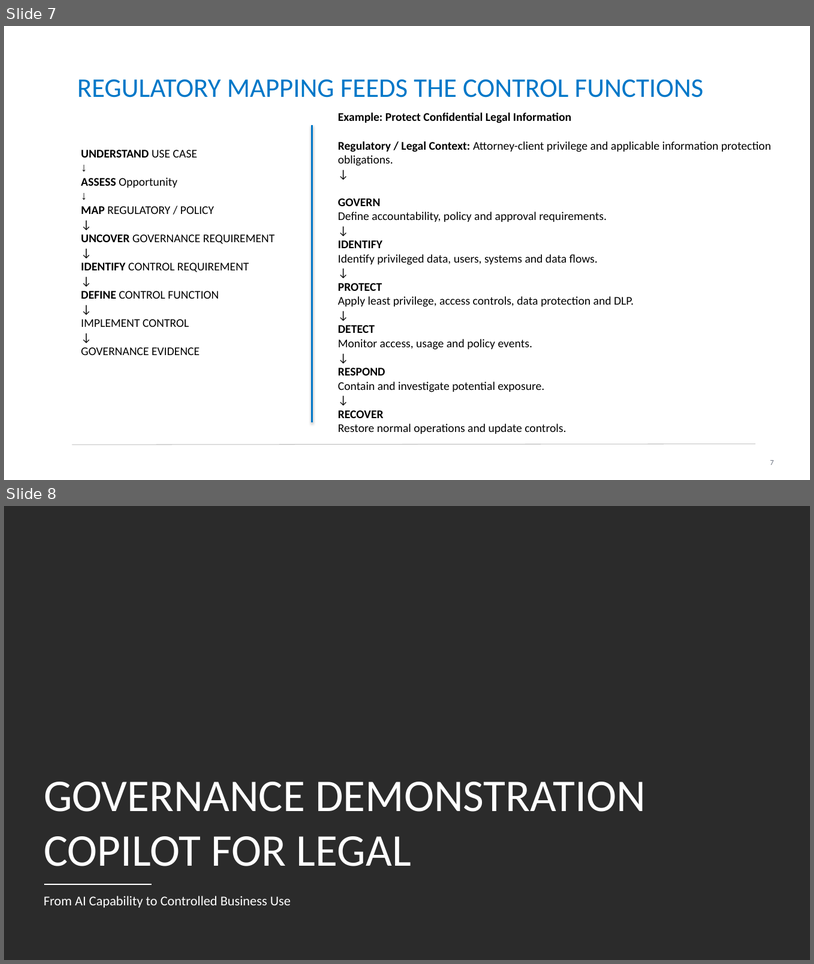
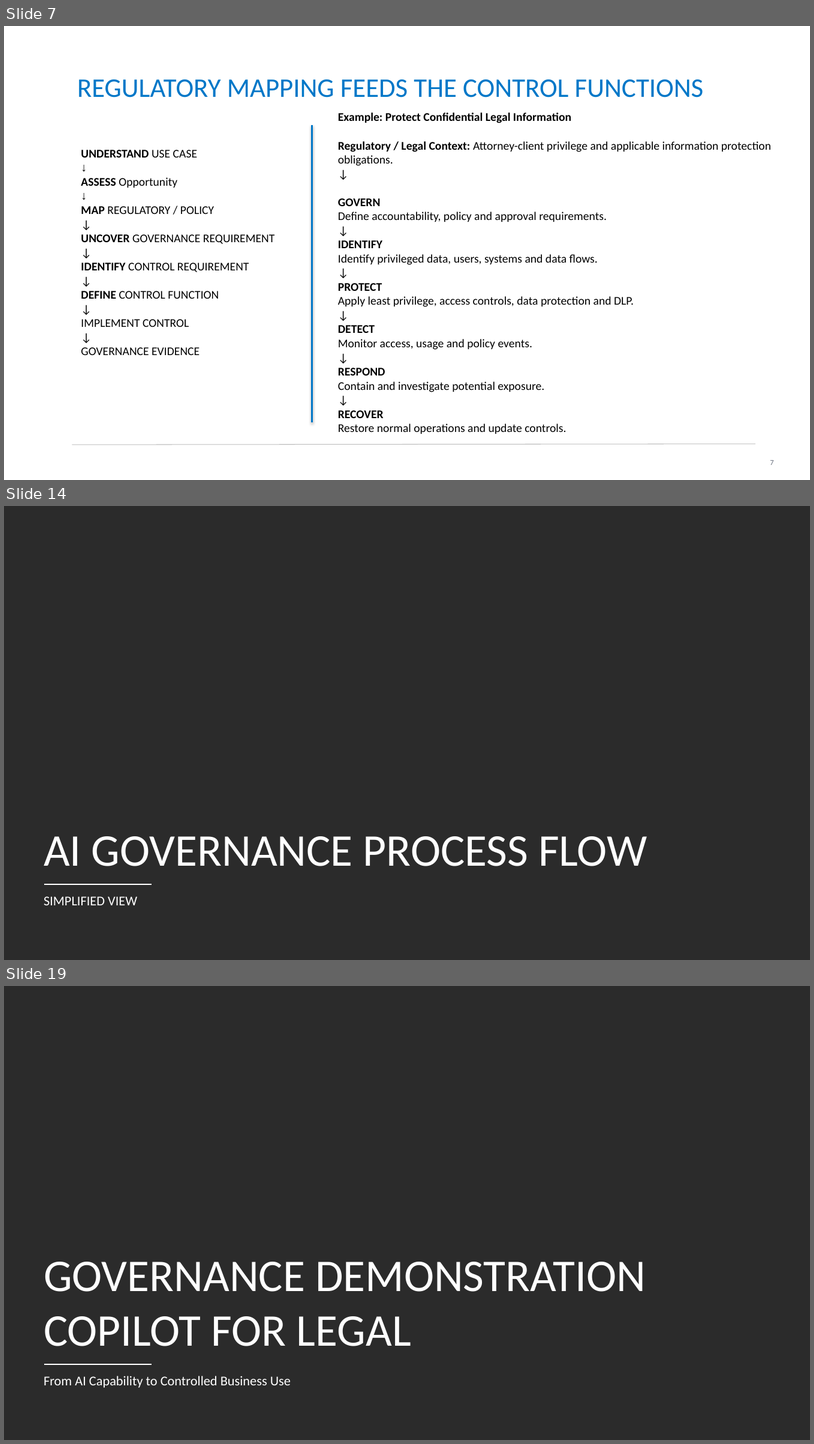
Before and after one commit to gauthiii/bhuc, a slide deck: Workshop_09_24.pptx. Shown one above the other, each under a label of ours: slides 7 and 8 before the commit, slides 7, 14 and 19 after it; the slides between them are not shown. The pictures are 814x964 and 814x1444 pixels, drawn with LibreOffice and Linux fonts; fonts in the diff are those of the drawing; background and template pictures are left out; a plain dark background stands for a picture behind light text. Boxes give left, top, right and bottom in pixels: in the first picture for what was removed or moved away, otherwise in the second. Text is boxed around its words. In the diff, an @@ line names an element or a change of style, - is before the commit and + after.

```diff
--- a/Workshop_09_24.pptx
+++ b/Workshop_09_24.pptx
@@ slide 14 added at (4,506,810,960), background picture (left out); not listed: 1 template element that a slide beside it also shows @@
@@ title added at (44,836,647,866), 54 pt, text #FFFFFF @@
+AI GOVERNANCE PROCESS FLOW
@@ subtitle added at (44,896,137,905), 16 pt, text #FFFFFF @@
+SIMPLIFIED VIEW
@@ what was slide 8 is now slide 19 @@
```
Also in this commit, not shown: 8 slides changed, 11 other slides added, 1 slide removed, 3 other files.
